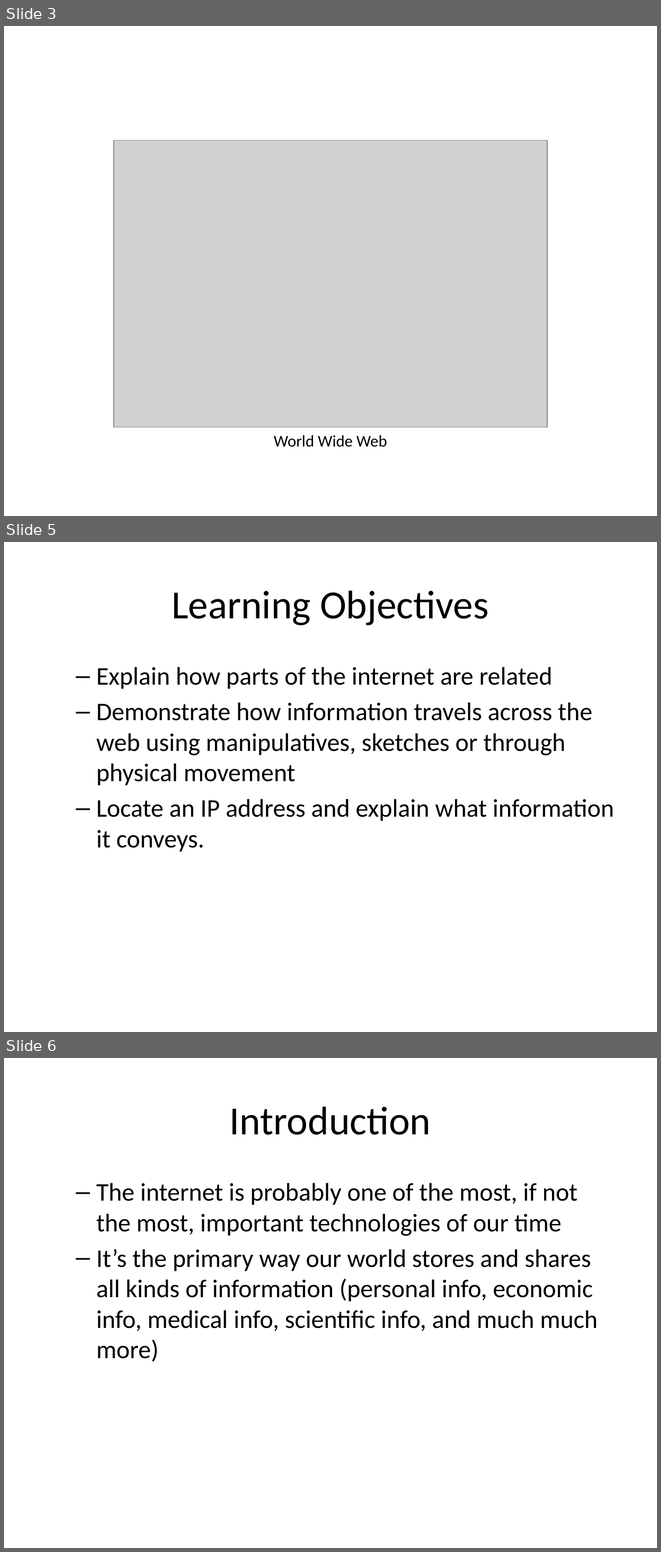
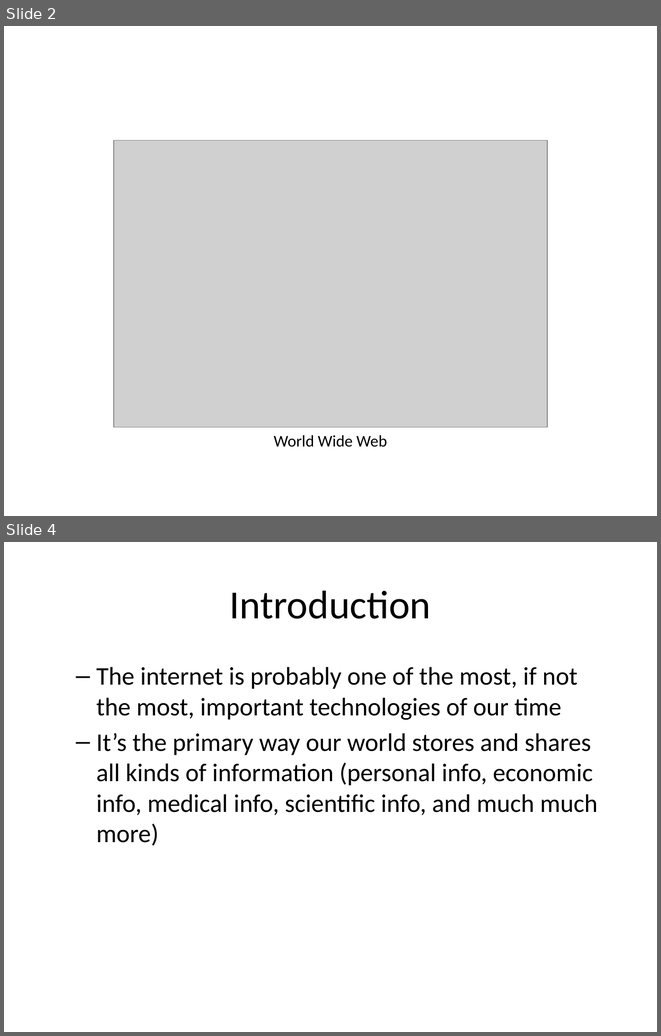
Before and after one commit to mr-eggleton/web-lit-core, a slide deck: powerpoints/02-map-the-web.pptx. Shown one above the other, each under a label of ours: slides 3, 5 and 6 before the commit, slides 2 and 4 after it; the slides between them are not shown. The pictures are 661x1552 and 661x1036 pixels, drawn with LibreOffice and Linux fonts; fonts in the diff are those of the drawing; grey boxes stand for pictures. Boxes give left, top, right and bottom in pixels: in the first picture for what was removed or moved away, otherwise in the second. Text is boxed around its words. In the diff, an @@ line names an element or a change of style, - is before the commit and + after.

```diff
--- a/powerpoints/02-map-the-web.pptx
+++ b/powerpoints/02-map-the-web.pptx
@@ slide 5 removed at (x1=4, y1=542, x2=657, y2=1032), background #FFFFFF @@
@@ title removed at (x1=171, y1=590, x2=489, y2=625) @@
-Learning Objectives
@@ text removed at (x1=96, y1=667, x2=614, y2=852) @@
-  – Explain how parts of the internet are related
-  – Demonstrate how information travels across the web using manipulatives, sketches or through physical movement
-  – Locate an IP address and explain what information it conveys.
@@ what was slide 3 is now slide 2 @@
@@ what was slide 6 is now slide 4 @@
```
Also in this commit, not shown: 1 slide changed, 1 other slide removed, 3 other files.
